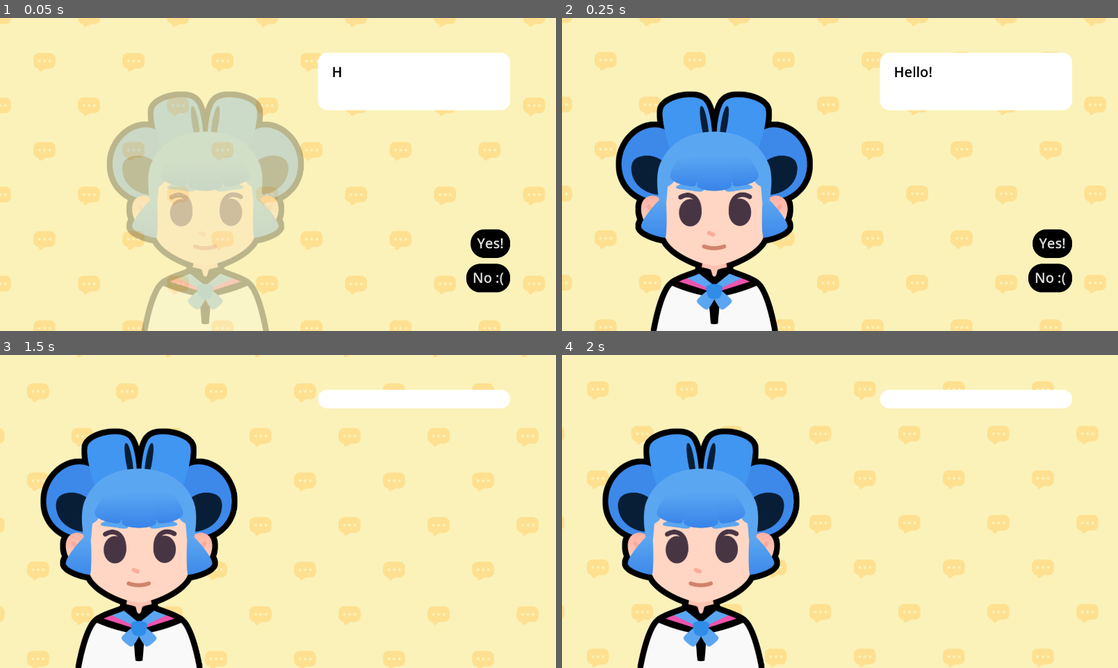
Above: before the commit, frames 1-4 (two rows, left to right).
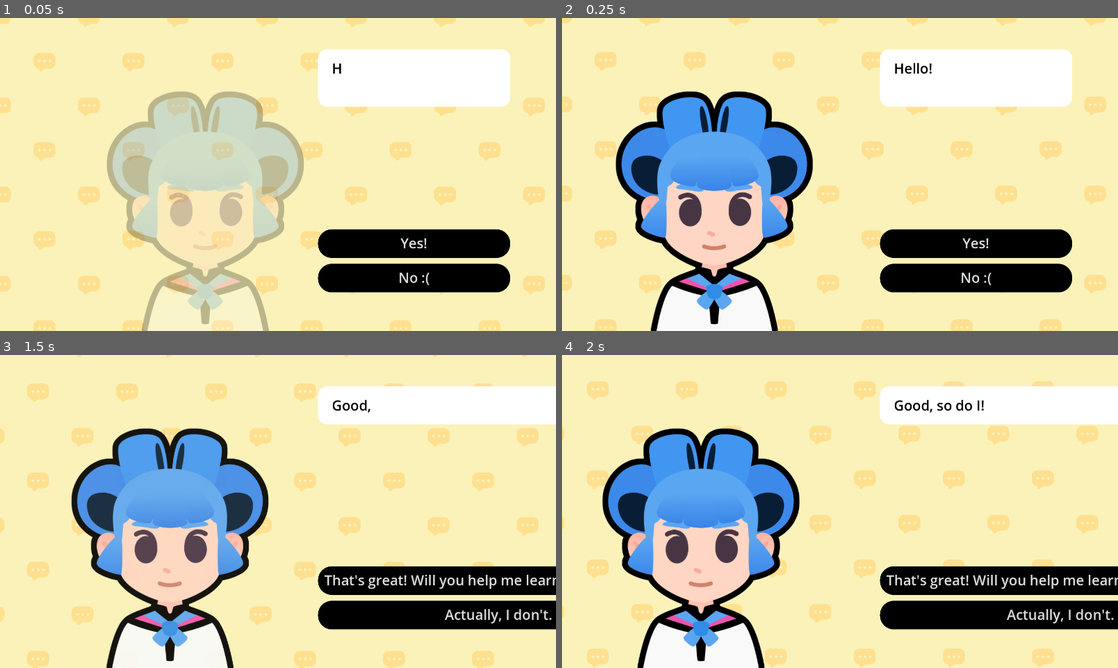
Above: after the commit, the same moments.

Repository: xern0/M8-Starting-a-Dialogue
Game: Godot game, scene res://lessons/dialogue.tscn
The game is run twice, just before and just after one commit, with the same random seed, the same clock (stepped at 60 frames per second) and the same inputs. The project has no main scene, so this scene is started directly. Sound files missing from this copy of the repository are replaced by a short silence.
Inputs (mouse positions are in pixels of both pictures, inside the frame that each line leads up to):
- Up to frame 1 (0.05 s): no input
- Up to frame 2 (0.25 s): no input
- Up to frame 3 (1.5 s): click "Yes!" at 0.5 s; click (517, 580) at 1.25 s, where only the run after the commit has a clickable "That's great! Will you help m…"
- Up to frame 4 (2 s): no input

The runs differ from the first frame. In frame 1, 6.0% of the frame differs, in the area x 57-92%, y 10-88%; in frame 2, 6.1%; in frame 3, 28%, in the area x 7-100%, y 10-100%; in frame 4, 11%.

Commit message:
Can't continue from second dialogue

Diff:
--- a/M08.start_a_dialog_workbook/lessons/dialogue.gd
+++ b/M08.start_a_dialog_workbook/lessons/dialogue.gd
@@ -64,10 +64,10 @@
 		button.queue_free()
 	for choice in buttons_data:
 		var button := Button.new()
-		button.size_flags_horizontal = Control.SIZE_SHRINK_END
+		button.size_flags_vertical = Control.SIZE_SHRINK_END
 		action_buttons_v_box_container.add_child(button)
 		button.text = choice.text
-		if choice.is_quit:
+		if choice.is_quit == true:
 			button.pressed.connect(get_tree().quit)
 		else:
 			var target_line_id := choice.target_line_idx
--- a/M08.start_a_dialog_workbook/lessons/dialogue.tscn
+++ b/M08.start_a_dialog_workbook/lessons/dialogue.tscn
@@ -29,12 +29,33 @@
 text = "Hello! Do you like Godot?"
 metadata/_custom_type_script = "uid://dei5f1ruqnct7"
 
+[sub_resource type="Resource" id="Resource_gkm7m"]
+script = ExtResource("5_ujubm")
+text = "That's great! Will you help me learn more on how to code?"
+target_line_idx = 1
+
+[sub_resource type="Resource" id="Resource_1m3r0"]
+script = ExtResource("5_ujubm")
+text = "Actually, I don't. I lied."
+target_line_idx = 2
+is_quit = true
+
 [sub_resource type="Resource" id="Resource_1f3kq"]
 script = ExtResource("3_xlxck")
+choices = Array[ExtResource("5_ujubm")]([SubResource("Resource_gkm7m"), SubResource("Resource_1m3r0")])
+text = "Good, so do I!"
 metadata/_custom_type_script = "uid://dei5f1ruqnct7"
+
+[sub_resource type="Resource" id="Resource_5rpy8"]
+script = ExtResource("5_ujubm")
+text = "Awesome!"
+target_line_idx = 1
+is_quit = true
 
 [sub_resource type="Resource" id="Resource_m4u2h"]
 script = ExtResource("3_xlxck")
+choices = Array[ExtResource("5_ujubm")]([SubResource("Resource_5rpy8")])
+text = "Sure! Let's continue learning together."
 metadata/_custom_type_script = "uid://dei5f1ruqnct7"
 
 [sub_resource type="ShaderMaterial" id="ShaderMaterial_efgpg"]
@@ -93,13 +114,13 @@
 clip_contents = true
 layout_mode = 1
 anchors_preset = -1
-anchor_left = 0.75
-anchor_right = 1.0
-anchor_bottom = 1.0
-offset_left = -342.0
-offset_top = 120.0
-offset_right = -157.67993
-offset_bottom = -133.0
+anchor_left = 0.572
+anchor_top = 0.1
+anchor_right = 0.91800004
+anchor_bottom = 0.87700003
+offset_left = -0.23999023
+offset_right = -0.23999023
+offset_bottom = -0.16003418
 focus_mode = 3
 mouse_filter = 0
 
Not shown: 1 places in M08.start_a_dialog_workbook/lessons/dialogue.tscn that only renumber resources
